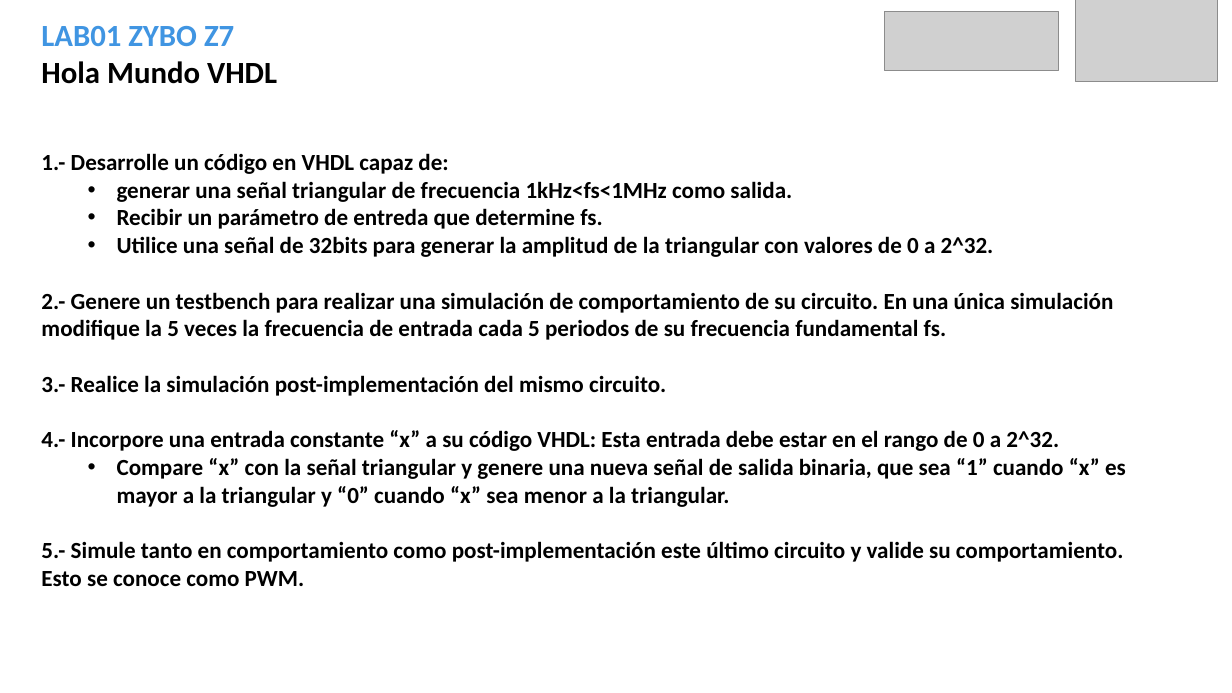
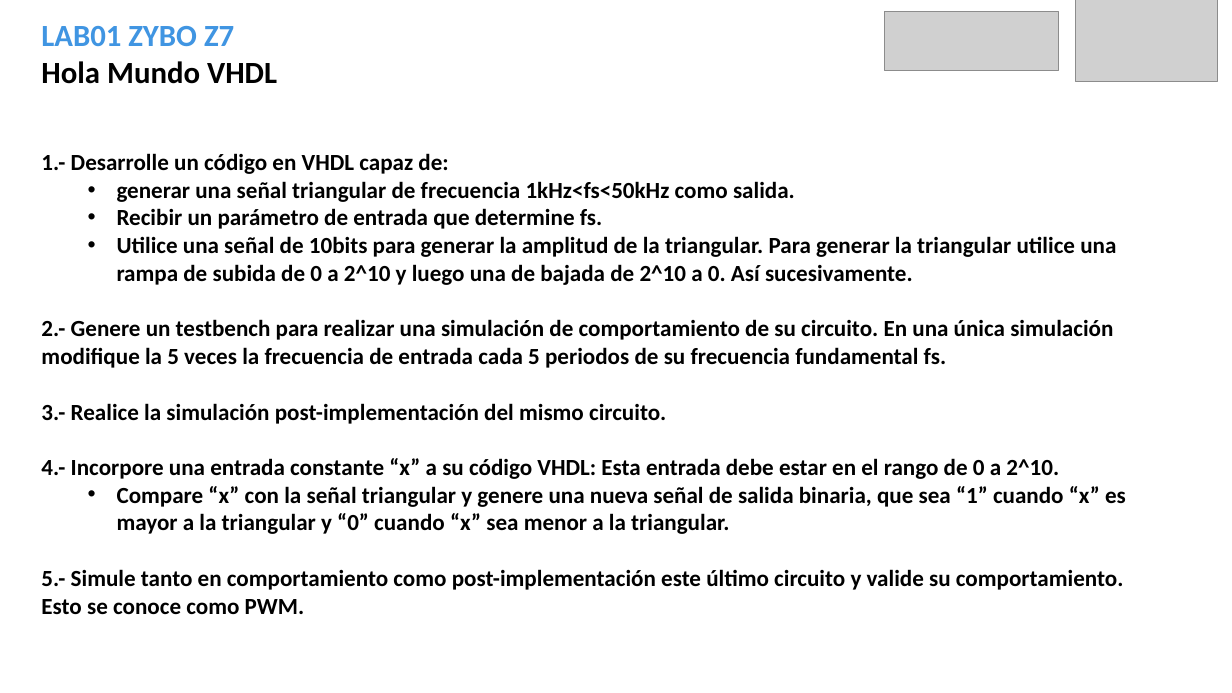
Before and after one commit to IEE2463-SEP/LAB02-Vivado-Simulation, a slide deck: slide 2 of LAB02_Simulation.pptx. Drawn at 1232x693 pixels with LibreOffice and Linux fonts; fonts in the diff are those of the drawing; grey boxes stand for pictures; background and template pictures are left out. Boxes give left, top, right and bottom in pixels: in the first picture for what was removed or moved away, otherwise in the second. Text is boxed around its words. In the diff, an @@ line names an element or a change of style, - is before the commit and + after.

```diff
--- a/LAB02_Simulation.pptx
+++ b/LAB02_Simulation.pptx
@@ text at (117, 181, 1116, 285): text changed @@
-  • generar una señal triangular de frecuencia 1kHz<fs<1MHz como salida.
-  • Recibir un parámetro de entreda que determine fs.
-  • Utilice una señal de 32bits para generar la amplitud de la triangular con valores de 0 a 2^32.
+  • generar una señal triangular de frecuencia 1kHz<fs<50kHz como salida.
+  • Recibir un parámetro de entrada que determine fs.
+  • Utilice una señal de 10bits para generar la amplitud de la triangular. Para generar la triangular utilice una rampa de subida de 0 a 2^10 y luego una de bajada de 2^10 a 0. Así sucesivamente.
@@ text at (41, 458, 1059, 479): text changed @@
-4.- Incorpore una entrada constante “x” a su código VHDL: Esta entrada debe estar en el rango de 0 a 2^32.
+4.- Incorpore una entrada constante “x” a su código VHDL: Esta entrada debe estar en el rango de 0 a 2^10.
```
